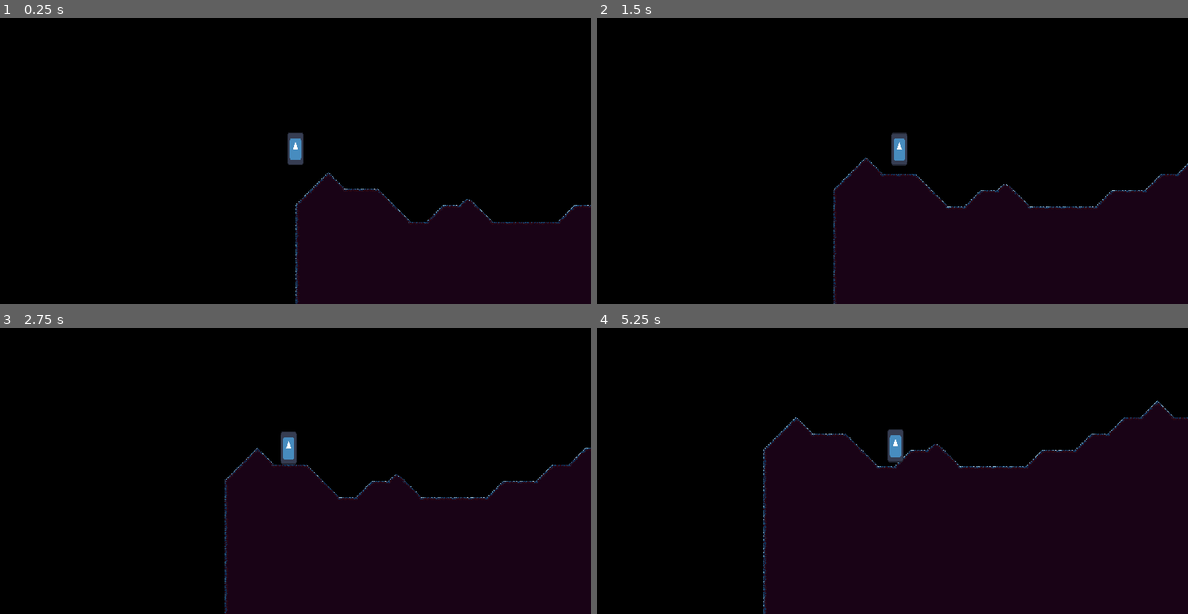
Above: before the commit, frames 1-4 (two rows, left to right).
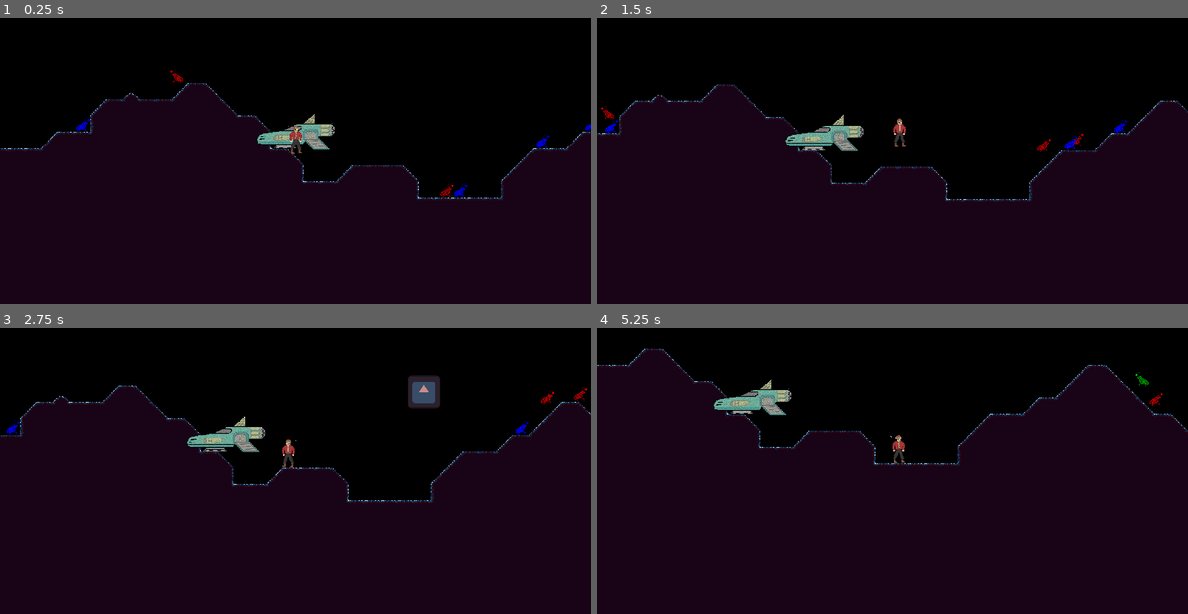
Above: after the commit, the same moments.

Repository: GamemakerPixel/collecting-alien-lifeforms
Game: Godot game, scene res://scenes/maps/bioluminescent_planet.tscn
Same seed, same stepped clock (60 frames per second), same inputs: the game is played once before the commit and once after it. This scene is started directly instead of the project's main scene. The engine's default icon, where the game draws it, is replaced by a stand-in: a white triangle on a blue panel in a dark square.
Inputs (mouse positions are in pixels of both pictures, inside the frame that each line leads up to):
- Up to frame 1 (0.25 s): no input
- Up to frame 2 (1.5 s): move the mouse to (1022, 120) at 0.52 s; hold D (right) from 0.53 s (still down); click (1022, 120) at 0.6 s; tap W (jump) at 0.77, 0.8, 1.07, 1.35 s; move the mouse to (774, 155) at 1.27 s
- Up to frame 3 (2.75 s): tap W (jump) at 1.52, 1.82, 2.3 s; click (177, 465) at 1.55 s; move the mouse to (354, 373) at 2.02 s; release D (right) at 2.03 s; hold A (left) from 2.03 s (still down); click (354, 373) at 2.1 s
- Up to frame 4 (5.25 s): move the mouse to (862, 513) at 2.77 s; release A (left) at 2.78 s; hold D (right) 2.78-4.28 s; click (862, 513) at 2.85 s; tap W (jump) at 3.02, 3.32, 3.6, 3.77, 4.07, 4.52, 4.82 s; move the mouse to (1069, 496) at 3.52 s; move the mouse to (715, 396) at 4.27 s; hold A (left) 4.28-5.03 s; click (715, 396) at 4.35 s; move the mouse to (922, 448) at 5.02 s; hold D (right) from 5.03 s (still down); click (922, 448) at 5.1 s

The runs differ from the first frame. In frame 1, 40% of the frame differs, in the area x 0-100%, y 18-100%; in frame 2, 35%; in frame 3, 35%; in frame 4, 32%.

Commit message:
Enable creature capture and selection

Diff:
--- a/project.godot
+++ b/project.godot
@@ -40,12 +40,19 @@
 , Object(InputEventKey,"resource_local_to_scene":false,"resource_name":"","device":-1,"window_id":0,"alt_pressed":false …(182 unchanged characters)…
 ]
 }
+use={
+"deadzone": 0.5,
+"events": [Object(InputEventMouseButton,"resource_local_to_scene":false,"resource_name":"","device":-1,"window_id":0,"alt_pressed":false,"shift_pressed":false,"ctrl_pressed":false,"meta_pressed":false,"button_mask":1,"position":Vector2(72, 19),"global_position":Vector2(81, 65),"factor":1.0,"button_index":1,"canceled":false,"pressed":true,"double_click":false,"script":null)
+]
+}
 
 [layer_names]
 
 2d_physics/layer_1="environment"
 2d_physics/layer_2="player"
 2d_physics/layer_3="grabable"
+2d_physics/layer_4="catchable"
+2d_physics/layer_5="interactable"
 
 [physics]
 
--- /dev/null
+++ b/resources/highlight_shader.gdshader
@@ -0,0 +1,22 @@
+shader_type canvas_item;
+
+uniform float outline_size = 0.01;
+
+void vertex() {
+	// Called for every vertex the material is visible on.
+}
+
+void fragment() {
+	if (COLOR.a == 0.0) {
+		float outline_score = (
+			texture(TEXTURE, UV + vec2(outline_size, 0.0)).a
+			+ texture(TEXTURE, UV + vec2(-outline_size, 0.0)).a
+			+ texture(TEXTURE, UV + vec2(0.0, outline_size)).a
+			+ texture(TEXTURE, UV + vec2(0.0, -outline_size)).a
+		);
+
+		if (outline_score > 0.0) {
+			COLOR = vec4(1.0, 1.0, 1.0, 1.0);
+		}
+	}
+}
--- /dev/null
+++ b/resources/outline.tres
@@ -0,0 +1,7 @@
+[gd_resource type="ShaderMaterial" load_steps=2 format=3 uid="uid://c2gynryh5mekq"]
+
+[ext_resource type="Shader" path="res://resources/highlight_shader.gdshader" id="1_5dael"]
+
+[resource]
+shader = ExtResource("1_5dael")
+shader_parameter/outline_size = 0.1
--- /dev/null
+++ b/scenes/creature_net.gd
@@ -0,0 +1,13 @@
+extends RigidBody2D
+
+const THROW_SPEED = 500.0
+
+
+func throw(direction: Vector2) -> void:
+	apply_impulse(THROW_SPEED * direction)
+
+
+func _on_body_entered(body: Node) -> void:
+	if body.has_method("netted"):
+		body.netted()
+	queue_free()
--- /dev/null
+++ b/scenes/creature_net.tscn
@@ -0,0 +1,24 @@
+[gd_scene load_steps=4 format=3 uid="uid://cschmins8holp"]
+
+[ext_resource type="Texture2D" uid="uid://fgnew5e251tw" path="res://icon.svg" id="1_h2qsq"]
+[ext_resource type="Script" path="res://scenes/creature_net.gd" id="1_mxp1v"]
+
+[sub_resource type="CircleShape2D" id="CircleShape2D_mfhjw"]
+radius = 32.0
+
+[node name="CreatureNet" type="RigidBody2D"]
+collision_layer = 0
+collision_mask = 9
+contact_monitor = true
+max_contacts_reported = 1
+script = ExtResource("1_mxp1v")
+
+[node name="Sprite" type="Sprite2D" parent="."]
+modulate = Color(0.790369, 0.549908, 0.540748, 1)
+scale = Vector2(0.5, 0.5)
+texture = ExtResource("1_h2qsq")
+
+[node name="Collision" type="CollisionShape2D" parent="."]
+shape = SubResource("CircleShape2D_mfhjw")
+
+[connection signal="body_entered" from="." to="." method="_on_body_entered"]
--- /dev/null
+++ b/scenes/creatures/angler_toad.gd
@@ -0,0 +1,84 @@
+extends Creature
+class_name AnglerToad
+
+enum States {
+	IDLE,
+	WALK,
+	RUN,
+	BOUND,
+}
+
+const JUMP_HEIGHT = 32 * 1.5
+const JUMP_RAY_EXTRA_WIDTH = 15.0
+
+@onready var gravity: float = ProjectSettings.get_setting("physics/2d/default_gravity")
+@onready var jump_velocity: float = 2.0 * sqrt(gravity * JUMP_HEIGHT)
+
+@onready var jump_ray: RayCast2D = $JumpRay
+@onready var hearing_area: Area2D = $Hearing
+
+# x axis direction, 1 = right, -1 = left
+var move_direction := 1 : set = _set_move_direction
+
+
+func _ready() -> void:
+	_initialize_states()
+	$States.change_state_to(States.IDLE)
+
+
+func move(speed: float) -> void:
+	velocity.x = speed * move_direction
+
+
+func fall(delta: float) -> void:
+	if not is_on_floor():
+		velocity.y += 2.0 * gravity * delta
+
+
+func size_jump_ray(speed: float) -> void:
+	# Absolute value is needed should either be negative.
+	var jump_time: float = jump_velocity / gravity
+	var half_jump_distance := jump_time / 2.0 * speed
+	$JumpRay.target_position = $JumpRay.target_position.normalized() * (
+		half_jump_distance + JUMP_RAY_EXTRA_WIDTH
+	)
+
+
+func jump_if_should() -> void:
+	if jump_ray.is_colliding() and is_on_floor():
+		velocity.y -= jump_velocity
+
+
+func netted() -> void:
+	$States.change_state_to(States.BOUND)
+
+
+func face_away_from(pos: Vector2) -> void:
+	var away_vector := position - pos
+	move_direction = sign(away_vector.x)
+
+
+func set_collision_grabbable(grabbable: bool) -> void:
+	if grabbable:
+		collision_layer = 0b00000100
+	else:
+		collision_layer = 0b00001000
+
+
+func _initialize_states() -> void:
+	$States.states = {
+		States.IDLE: $States/Idle,
+		States.WALK: $States/Walk,
+		States.RUN: $States/Run,
+		States.BOUND: $States/Bound,
+	}
+
+
+func _set_move_direction(new_move_direction: int) -> void:
+	move_direction = new_move_direction
+	var direction := Vector2(move_direction, 0)
+	jump_ray.target_position = direction * jump_ray.target_position.length()
+	if move_direction == -1:
+		$Sprite.flip_h = false
+	elif move_direction == 1:
+		$Sprite.flip_h = true
--- /dev/null
+++ b/scenes/creatures/angler_toad.tscn
@@ -0,0 +1,59 @@
+[gd_scene load_steps=10 format=3 uid="uid://c3r6g2w14tn1b"]
+
+[ext_resource type="Script" path="res://scenes/creatures/angler_toad.gd" id="1_4ikob"]
+[ext_resource type="Texture2D" uid="uid://8r8xswdseiqf" path="res://assets/textures/tilesets/bio_frog.png" id="2_myt2a"]
+[ext_resource type="Script" path="res://scripts/extendable/state_machine.gd" id="3_jnjg3"]
+[ext_resource type="Script" path="res://scenes/creatures/states/angler_toad/idle.gd" id="4_huy11"]
+[ext_resource type="Script" path="res://scenes/creatures/states/angler_toad/walk.gd" id="5_jcn3v"]
+[ext_resource type="Script" path="res://scenes/creatures/states/angler_toad/run.gd" id="6_7q1it"]
+[ext_resource type="Script" path="res://scenes/creatures/states/angler_toad/bound.gd" id="6_of7qy"]
+
+[sub_resource type="RectangleShape2D" id="RectangleShape2D_pqks7"]
+size = Vector2(30, 28)
+
+[sub_resource type="CircleShape2D" id="CircleShape2D_6dayp"]
+radius = 272.0
+
+[node name="AnglerToad" type="CharacterBody2D"]
+collision_layer = 8
+script = ExtResource("1_4ikob")
+
+[node name="Sprite" type="Sprite2D" parent="."]
+position = Vector2(0, -15)
+texture = ExtResource("2_myt2a")
+flip_h = true
+
+[node name="CollisionShape2D" type="CollisionShape2D" parent="."]
+position = Vector2(0, -14)
+shape = SubResource("RectangleShape2D_pqks7")
+
+[node name="JumpRay" type="RayCast2D" parent="."]
+position = Vector2(0, -14)
+target_position = Vector2(50, 0)
+
+[node name="Hearing" type="Area2D" parent="."]
+position = Vector2(0, -14)
+collision_layer = 0
+collision_mask = 2
+
+[node name="Collision" type="CollisionShape2D" parent="Hearing"]
+shape = SubResource("CircleShape2D_6dayp")
+
+[node name="States" type="Node" parent="."]
+script = ExtResource("3_jnjg3")
+
+[node name="Idle" type="Node" parent="States" node_paths=PackedStringArray("creature")]
+script = ExtResource("4_huy11")
+creature = NodePath("../..")
+
+[node name="Walk" type="Node" parent="States" node_paths=PackedStringArray("creature")]
+script = ExtResource("5_jcn3v")
+creature = NodePath("../..")
+
+[node name="Run" type="Node" parent="States" node_paths=PackedStringArray("creature")]
+script = ExtResource("6_7q1it")
+creature = NodePath("../..")
+
+[node name="Bound" type="Node" parent="States" node_paths=PackedStringArray("creature")]
+script = ExtResource("6_of7qy")
+creature = NodePath("../..")
--- /dev/null
+++ b/scenes/creatures/creature.gd
@@ -0,0 +1,14 @@
+extends CharacterBody2D
+class_name Creature
+
+const SELECTED_MATERIAL = preload("res://resources/outline.tres")
+
+
+func select() -> void:
+	if has_node("Sprite"):
+		$Sprite.material = SELECTED_MATERIAL
+
+
+func deselect() -> void:
+	if has_node("Sprite"):
+		$Sprite.material = null
--- /dev/null
+++ b/scenes/creatures/states/angler_toad/bound.gd
@@ -0,0 +1,20 @@
+extends State
+
+@export var creature: AnglerToad
+
+
+func enter() -> void:
+	creature.velocity.x = 0.0
+	creature.modulate = Color.YELLOW
+	creature.set_collision_grabbable(true)
+	process_mode = ProcessMode.PROCESS_MODE_INHERIT
+
+
+func exit() -> void:
+	creature.set_collision_grabbable(false)
+	process_mode = ProcessMode.PROCESS_MODE_DISABLED
+
+
+func _physics_process(delta: float) -> void:
+	creature.fall(delta)
+	creature.move_and_slide()
--- /dev/null
+++ b/scenes/creatures/states/angler_toad/idle.gd
@@ -0,0 +1,46 @@
+extends State
+
+const MIN_IDLE_TIME = 2.0
+const MAX_IDLE_TIME = 5.0
+
+
+@export var creature: AnglerToad
+
+var idle_timer: Timer = null
+
+
+func enter() -> void:
+	_set_idle_timer()
+	creature.velocity.x = 0.0
+	creature.hearing_area.body_entered.connect(_on_player_heard)
+	creature.modulate = Color.BLUE
+	process_mode = ProcessMode.PROCESS_MODE_INHERIT
+
+
+func exit() -> void:
+	process_mode = ProcessMode.PROCESS_MODE_DISABLED
+	idle_timer.queue_free()
+	creature.hearing_area.body_entered.disconnect(_on_player_heard)
+
+
+func _physics_process(delta: float) -> void:
+	creature.fall(delta)
+	creature.move_and_slide()
+
+
+func _set_idle_timer() -> void:
+	idle_timer = Timer.new()
+	idle_timer.wait_time = randf_range(MIN_IDLE_TIME, MAX_IDLE_TIME)
+	idle_timer.one_shot = true
+	add_child(idle_timer)
+	idle_timer.timeout.connect(_on_idle_timeout)
+	idle_timer.start()
+
+
+func _on_idle_timeout() -> void:
+	state_machine.change_state_to(AnglerToad.States.WALK)
+
+
+func _on_player_heard(player: Node2D) -> void:
+	creature.face_away_from(player.position)
+	state_machine.change_state_to(AnglerToad.States.RUN)
--- /dev/null
+++ b/scenes/creatures/states/angler_toad/run.gd
@@ -0,0 +1,49 @@
+extends State
+
+const MIN_RUN_TIME = 3.0
+const MAX_RUN_TIME = 5.0
+
+const RUN_SPEED = 160
+
+@export var creature: AnglerToad
+
+var run_timer: Timer = null
+
+
+func enter() -> void:
+	creature.size_jump_ray(RUN_SPEED)
+	_create_run_timer()
+	_set_run_timer()
+	creature.modulate = Color.RED
+	process_mode = ProcessMode.PROCESS_MODE_INHERIT
+
+
+func exit() -> void:
+	process_mode = ProcessMode.PROCESS_MODE_DISABLED
+	run_timer.queue_free()
+
+
+func _physics_process(delta: float) -> void:
+	creature.move(RUN_SPEED)
+	creature.jump_if_should()
+	creature.fall(delta)
+	creature.move_and_slide()
+
+
+func _create_run_timer() -> void:
+	run_timer = Timer.new()
+	run_timer.one_shot = true
+	add_child(run_timer)
+	run_timer.timeout.connect(_on_run_timeout)
+
+
+func _set_run_timer() -> void:
+	run_timer.wait_time = randf_range(MIN_RUN_TIME, MAX_RUN_TIME)
+	run_timer.start()
+
+
+func _on_run_timeout() -> void:
+	if creature.hearing_area.has_overlapping_bodies():
+		_set_run_timer()
+		return
+	state_machine.change_state_to(AnglerToad.States.IDLE)
--- /dev/null
+++ b/scenes/creatures/states/angler_toad/walk.gd
@@ -0,0 +1,57 @@
+extends State
+
+const MIN_WALK_TIME = 1.0
+const MAX_WALK_TIME = 4.0
+
+const FLIP_DIRECTION_PROBABILITY = 0.4
+
+const WALK_SPEED = 96
+
+@export var creature: AnglerToad
+
+var walk_timer: Timer = null
+
+
+func enter() -> void:
+	_decide_move_direction()
+	creature.size_jump_ray(WALK_SPEED)
+	_set_walk_timer()
+	creature.hearing_area.body_entered.connect(_on_player_heard)
+	creature.modulate = Color.GREEN
+	process_mode = ProcessMode.PROCESS_MODE_INHERIT
+
+
+func exit() -> void:
+	process_mode = ProcessMode.PROCESS_MODE_DISABLED
+	walk_timer.queue_free()
+	creature.hearing_area.body_entered.disconnect(_on_player_heard)
+
+
+func _physics_process(delta: float) -> void:
+	creature.move(WALK_SPEED)
+	creature.jump_if_should()
+	creature.fall(delta)
+	creature.move_and_slide()
+
+
+func _decide_move_direction() -> void:
+	if randf() < FLIP_DIRECTION_PROBABILITY:
+		creature.move_direction *= -1
+
+
+func _set_walk_timer() -> void:
+	walk_timer = Timer.new()
+	walk_timer.wait_time = randf_range(MIN_WALK_TIME, MAX_WALK_TIME)
+	walk_timer.one_shot = true
+	add_child(walk_timer)
+	walk_timer.timeout.connect(_on_walk_timeout)
+	walk_timer.start()
+
+
+func _on_walk_timeout() -> void:
+	state_machine.change_state_to(AnglerToad.States.IDLE)
+
+
+func _on_player_heard(player: Node2D) -> void:
+	creature.face_away_from(player.position)
+	state_machine.change_state_to(AnglerToad.States.RUN)
--- a/scenes/item_pickup.gd
+++ b/scenes/item_pickup.gd
@@ -8,14 +8,24 @@
 
 var scanning := true : set = _set_scanning
 var in_area: Array[Node2D] = []
-var in_reach: Array[Node2D] = []
-var focused_item: Node2D = null
+var focused_item: Node2D = null : set = _set_focused_item
 
 
-func _physics_process(_delta: float) -> void:
+func _process(_delta: float) -> void:
+	_focus_nearest_item()
+
+
+func _focus_nearest_item() -> void:
 	var mouse_direction := get_local_mouse_position().normalized()
+	var min_cost: float = 1000000000.0 # There doesn't appear to be a constant for max values...
+	var item_to_focus: Node2D = null
 	for body in in_area:
 		var cost := _calculate_cost(body, mouse_direction)
+		if cost < min_cost:
+			min_cost = cost
+			item_to_focus = body
+
+	focused_item = item_to_focus
 
 
 func _on_body_entered(body: Node2D) -> void:
@@ -24,6 +34,8 @@
 
 func _on_body_exited(body: Node2D) -> void:
 	in_area.remove_at(in_area.find(body))
+	if body == focused_item:
+		_focus_nearest_item()
 
 
 func _set_scanning(new_scanning: bool) -> void:
@@ -40,3 +52,12 @@
 	var angle := absf(vector.angle_to(mouse_direction))
 
 	return distance * ITEM_DISTANCE_WEIGHT + angle * ITEM_ANGLE_WEIGHT
+
+
+func _set_focused_item(new_focused_item: Node2D) -> void:
+	if new_focused_item != focused_item:
+		if focused_item != null:
+			focused_item.deselect()
+		if new_focused_item != null:
+			new_focused_item.select()
+	focused_item = new_focused_item
--- a/scenes/maps/bioluminescent_planet.tscn
+++ b/scenes/maps/bioluminescent_planet.tscn
@@ -1,8 +1,10 @@
-[gd_scene load_steps=5 format=3 uid="uid://bq7oe4c0orhsk"]
+[gd_scene load_steps=7 format=3 uid="uid://bq7oe4c0orhsk"]
 
 [ext_resource type="Script" path="res://scenes/maps/procedural_planet.gd" id="1_27ufo"]
 [ext_resource type="TileSet" uid="uid://bc7poo3v4t30i" path="res://resources/tilesets/bioluminescent_forest.tres" id="1_cyuv2"]
 [ext_resource type="PackedScene" uid="uid://ck4r8065g78u" path="res://scenes/player.tscn" id="3_vn2fw"]
+[ext_resource type="PackedScene" uid="uid://c0ctllr6trmmr" path="res://scenes/return_ship.tscn" id="4_ekvkk"]
+[ext_resource type="PackedScene" uid="uid://c3r6g2w14tn1b" path="res://scenes/creatures/angler_toad.tscn" id="4_wwq1s"]
 
 [sub_resource type="FastNoiseLite" id="FastNoiseLite_kgpaf"]
 frequency = 0.05
@@ -10,6 +12,10 @@
 [node name="Planet" type="Node2D" node_paths=PackedStringArray("ground_tiles")]
 script = ExtResource("1_27ufo")
 height_noise = SubResource("FastNoiseLite_kgpaf")
+return_ship_scene = ExtResource("4_ekvkk")
+player_scene = ExtResource("3_vn2fw")
+creatures = Array[PackedScene]([ExtResource("4_wwq1s")])
+creature_spawn_probabilities = Array[float]([0.075])
 ground_tiles = NodePath("Tiles/Ground")
 
 [node name="Tiles" type="Node2D" parent="."]
@@ -17,5 +23,4 @@
 [node name="Ground" type="TileMapLayer" parent="Tiles"]
 tile_set = ExtResource("1_cyuv2")
 
-[node name="Player" parent="." instance=ExtResource("3_vn2fw")]
-position = Vector2(0, -576)
+[node name="Creatures" type="Node2D" parent="."]
--- a/scenes/maps/procedural_planet.gd
+++ b/scenes/maps/procedural_planet.gd
@@ -1,5 +1,6 @@
-extends Node2D
+extends Map
 
+const TILE_SIZE = 32
 
 @export_category("Generation Noise")
 @export var height_noise: Noise # Only x axis used
@@ -9,13 +10,26 @@
 @export var minimum_height: int = 1
 @export var maximum_height: int = 15
 
+@export_category("Player Spawn")
+@export var return_ship_scene: PackedScene
+@export var player_scene: PackedScene
+
+@export_category("Creature Spawning")
+@export var creatures: Array[PackedScene]
+@export var creature_spawn_probabilities: Array[float] # per spawnable tile.
+
 @export_category("Tiles")
 @export var ground_tiles: TileMapLayer
 
+var surface_tiles: Array[Vector2i] = []
+
 
 func _ready() -> void:
+	super._ready()
 	_randomize_noise()
 	_generate_ground()
+	_spawn_creatures()
+	_spawn_player()
 
 
 func _randomize_noise() -> void:
@@ -31,5 +45,36 @@
 		)
 		for y in range(height):
 			ground_cells.append(Vector2i(x, -y))
+		surface_tiles.append(Vector2i(x, -height))
 
 	ground_tiles.set_cells_terrain_connect(ground_cells, 0, 0)
+
+
+func _spawn_creatures() -> void:
+	for surface_tile in surface_tiles:
+		for creature_index in range(creatures.size()):
+			var spawn_probability = creature_spawn_probabilities[creature_index]
+			if not randf() < spawn_probability:
+				continue
+			var creature = creatures[creature_index].instantiate()
+			creature.position = _get_ground_position(surface_tile)
+			$Creatures.add_child(creature)
+
+
+func _get_ground_position(tile: Vector2i) -> Vector2:
+	var tile_center = ground_tiles.map_to_local(tile)
+	return tile_center + Vector2.DOWN * 0.5 * TILE_SIZE
+
+
+func _spawn_player() -> void:
+	@warning_ignore("integer_division")
+	var center_tile := surface_tiles[surface_tiles.size() / 2]
+	var center_position := _get_ground_position(center_tile)
+
+	var ship: Node2D = return_ship_scene.instantiate()
+	ship.position = center_position
+	add_child(ship)
+
+	var player: Node2D = player_scene.instantiate()
+	player.position = center_position
+	add_child(player)
--- a/scenes/player.gd
+++ b/scenes/player.gd
@@ -1,15 +1,21 @@
 extends CharacterBody2D
+
+# Scenes
+const NET_SCENE = preload("res://scenes/creature_net.tscn")
 
 # Inputs
 const RIGHT_INPUT = "right"
 const LEFT_INPUT = "left"
 const JUMP_INPUT = "jump"
+const THROW_INPUT = "use"
 
 # Physics Constants
 const TILE_SIZE = 32
 const SPEED := TILE_SIZE * 5 # Pixels / second
 const JUMP_HEIGHT := TILE_SIZE * 3 # Pixels
 const JUMP_RELEASE_MULTIPLIER = 0.25
+
+const NET_HEIGHT_OFFSET = 16
 
 @export var gravity_scale := 1.0
 
@@ -18,13 +24,17 @@
 ) * gravity_scale
 @onready var jump_velocity = 2.0 * sqrt(gravity * JUMP_HEIGHT)
 
+@onready var map: Map = get_parent()
 
-var horizontal_input := 0.0
+
+var horizontal_input := 0.0 : set = _set_horizontal_input
 
 
 func _unhandled_input(event: InputEvent) -> void:
 	if event.is_action(RIGHT_INPUT) or event.is_action(LEFT_INPUT):
 		horizontal_input = Input.get_axis(LEFT_INPUT, RIGHT_INPUT)
+	if event.is_action_pressed(THROW_INPUT):
+		_throw_net()
 
 
 func _physics_process(delta: float) -> void:
@@ -40,3 +50,19 @@
 		velocity.y *= JUMP_RELEASE_MULTIPLIER
 
 	move_and_slide()
+
+
+func _throw_net() -> void:
+	var direction := get_local_mouse_position().normalized()
+	var net := NET_SCENE.instantiate()
+	net.position = global_position + Vector2.UP * NET_HEIGHT_OFFSET
+	map.add_projectile(net)
+	net.throw(direction)
+
+
+func _set_horizontal_input(new_horizontal_input: float) -> void:
+	horizontal_input = new_horizontal_input
+	if sign(horizontal_input) == -1:
+		$Sprite.flip_h = true
+	elif sign(horizontal_input) == 1:
+		$Sprite.flip_h = false
--- a/scenes/player.tscn
+++ b/scenes/player.tscn
@@ -1,12 +1,12 @@
 [gd_scene load_steps=6 format=3 uid="uid://ck4r8065g78u"]
 
 [ext_resource type="Script" path="res://scenes/player.gd" id="1_1c0fl"]
-[ext_resource type="Texture2D" uid="uid://fgnew5e251tw" path="res://icon.svg" id="2_y432w"]
+[ext_resource type="Texture2D" uid="uid://cgqx826kpaflu" path="res://assets/textures/tilesets/player_character.png" id="2_n8nbe"]
 [ext_resource type="Script" path="res://scenes/item_pickup.gd" id="3_ayb5u"]
 
 [sub_resource type="CapsuleShape2D" id="CapsuleShape2D_38yqe"]
-radius = 16.0
-height = 64.0
+radius = 13.0
+height = 60.0
 
 [sub_resource type="CircleShape2D" id="CircleShape2D_as84h"]
 radius = 160.0
@@ -16,17 +16,20 @@
 script = ExtResource("1_1c0fl")
 
 [node name="Sprite" type="Sprite2D" parent="."]
-scale = Vector2(0.25, 0.5)
-texture = ExtResource("2_y432w")
+position = Vector2(0, -30)
+texture = ExtResource("2_n8nbe")
 
 [node name="Collision" type="CollisionShape2D" parent="."]
+position = Vector2(0, -30)
 shape = SubResource("CapsuleShape2D_38yqe")
 
 [node name="Camera" type="Camera2D" parent="."]
+position = Vector2(0, -30)
 position_smoothing_enabled = true
 position_smoothing_speed = 10.0
 
 [node name="ItemPickup" type="Area2D" parent="."]
+position = Vector2(0, -30)
 collision_layer = 0
 collision_mask = 4
 script = ExtResource("3_ayb5u")
@@ -34,8 +37,5 @@
 [node name="Collision" type="CollisionShape2D" parent="ItemPickup"]
 shape = SubResource("CircleShape2D_as84h")
 
-[node name="Ray" type="RayCast2D" parent="ItemPickup"]
-enabled = false
-
 [connection signal="body_entered" from="ItemPickup" to="ItemPickup" method="_on_body_entered"]
 [connection signal="body_exited" from="ItemPickup" to="ItemPickup" method="_on_body_exited"]
--- /dev/null
+++ b/scenes/return_ship.tscn
@@ -0,0 +1,17 @@
+[gd_scene load_steps=3 format=3 uid="uid://c0ctllr6trmmr"]
+
+[ext_resource type="Texture2D" uid="uid://cjdku7f5trq1w" path="res://assets/textures/tilesets/ship.png" id="1_1f4vq"]
+
+[sub_resource type="RectangleShape2D" id="RectangleShape2D_ifhc4"]
+size = Vector2(160, 48)
+
+[node name="ReturnShip" type="Area2D"]
+collision_layer = 16
+
+[node name="Sprite" type="Sprite2D" parent="."]
+position = Vector2(0, -36)
+texture = ExtResource("1_1f4vq")
+
+[node name="Collision" type="CollisionShape2D" parent="."]
+position = Vector2(0, -24)
+shape = SubResource("RectangleShape2D_ifhc4")
--- /dev/null
+++ b/scripts/extendable/map.gd
@@ -0,0 +1,13 @@
+extends Node2D
+class_name Map
+
+var projectiles: Node2D
+
+
+func _ready() -> void:
+	projectiles = Node2D.new()
+	add_child(projectiles)
+
+
+func add_projectile(projectile: Node2D) -> void:
+	projectiles.add_child(projectile)
--- /dev/null
+++ b/scripts/extendable/state.gd
@@ -0,0 +1,17 @@
+# From Aidan's previous prototype (with modification).
+extends Node
+class_name State
+
+@onready var state_machine: StateMachine = get_parent()
+
+
+func _ready() -> void:
+	process_mode = ProcessMode.PROCESS_MODE_DISABLED
+
+
+func enter() -> void:
+	pass
+
+
+func exit() -> void:
+	pass
--- /dev/null
+++ b/scripts/extendable/state_machine.gd
@@ -0,0 +1,17 @@
+# From Aidan's previous prototype.
+extends Node
+class_name StateMachine
+
+# state_identifier (Variant): state (State)
+var states: Dictionary # Set before calling change_state_to
+var current_state: State = null
+
+
+func change_state_to(state_id) -> void:
+	if not state_id in states:
+		push_error("State " + str(state_id) + " doesn't exist!")
+		return
+	if current_state != null:
+		current_state.exit()
+	current_state = states[state_id]
+	current_state.enter()
Not shown, added: assets/textures/tilesets/bio_frog.png.import
Not shown, added: assets/textures/tilesets/player_character.png.import
Not shown, added: assets/textures/tilesets/ship.png.import
